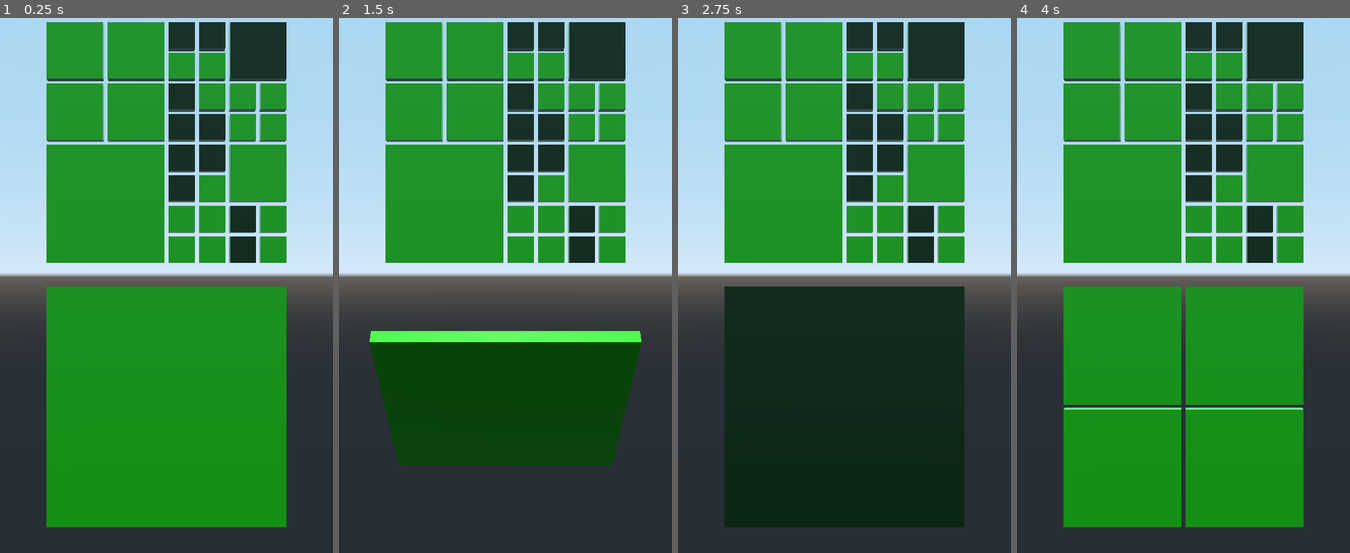
Above: before the commit, frames 1-4 (left to right).
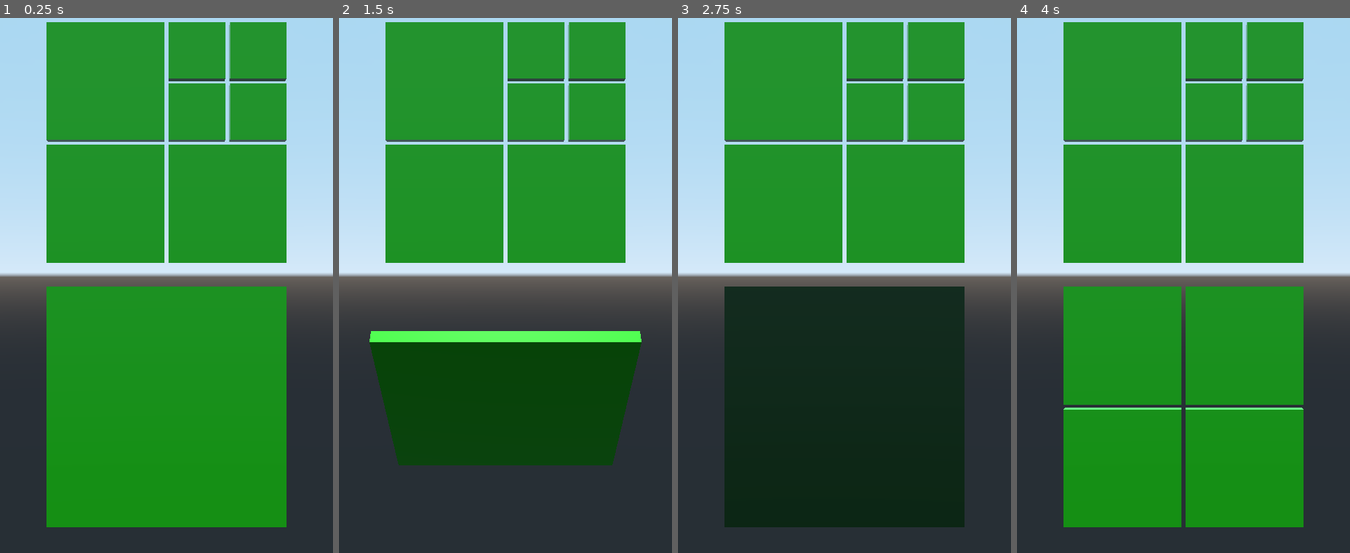
Above: after the commit, the same moments.

Repository: bentles/Tetra
Game: Godot game, scene res://Game.tscn
The game is run twice, just before and just after one commit, with the same random seed, the same clock (stepped at 60 frames per second) and the same inputs.
Inputs (mouse positions are in pixels of both pictures, inside the frame that each line leads up to):
- Up to frame 1 (0.25 s): no input
- Up to frame 2 (1.5 s): tap Enter at 0.5 s; move the mouse to (578, 248) at 0.52 s; click (578, 248) at 0.67 s; tap Space at 1.25 s; drag from (438, 301) to (488, 387) at 1.27 s
- Up to frame 3 (2.75 s): tap Enter at 2 s; move the mouse to (877, 151) at 2.02 s; click (877, 151) at 2.17 s
- Up to frame 4 (4 s): tap Space at 2.75 s; drag from (1166, 387) to (1083, 189) at 2.77 s; tap Enter at 3.5 s; move the mouse to (1283, 360) at 3.52 s; click (1283, 360) at 3.67 s

The runs differ from the first frame. In frame 1, 8.5% of the frame differs, in the area x 13-87%, y 0-46%; in frame 2, 8.5%; in frame 3, 8.5%; in frame 4, 8.5%.
Error before the commit: Invalid call. Nonexistent function 'play' in base 'Nil'. (res://Tetra/Tetra.gd:99)

Commit message:
made serialise method

Diff:
--- a/Game.gd
+++ b/Game.gd
@@ -8,6 +8,16 @@
 
 	var rng = RandomNumberGenerator.new()
 	rng.randomize()
-	$Tetra.random_operation(30, rng)
+	$Tetra.random_operation(2, rng)
 
 	pass
+
+
+func _on_Tetra_change():
+
+	pass # Replace with function body.
+
+
+func _on_Tetra2_change():
+	print($Tetra2.serialize())
+	pass # Replace with function body.
--- a/Game.tscn
+++ b/Game.tscn
@@ -19,3 +19,5 @@
 
 [node name="DirectionalLight" type="DirectionalLight" parent="."]
 transform = Transform( 1, 0, 0, 0, -4.37114e-08, 1, 0, -1, -4.37114e-08, 13.6094, 32.1313, 7.24379 )
+
+[connection signal="change" from="Tetra2" to="." method="_on_Tetra2_change"]
--- a/Tetra/Tetra.gd
+++ b/Tetra/Tetra.gd
@@ -1,4 +1,6 @@
 extends Spatial
+
+signal change
 
 var flipping := false
 var flipped := false
@@ -37,14 +39,15 @@
 			tetra.scale_object_local(Vector3(scale, scale, scale))
 			children.push_back(tetra)
 
-func build_from(tree):
-	if tree is bool:
-		if tree: set_flipped()
-		else: set_unflipped()
-	elif tree is Array:
-		_split()
-		for i in 4:
-			children[i].build_from(tree[i])
+func serialize() -> String:
+	if !is_split:
+		return "t" if flipped else "f"
+	else:
+		var a = "("
+		for child in children:
+			a += child.serialize()
+		a += ")"
+		return a
 
 func random_operation(n: int, rng: RandomNumberGenerator):
 	if n == 0:
@@ -81,6 +84,12 @@
 		child.queue_free()
 	children = []
 
+func bubble_change():
+	if depth == 0:
+		emit_signal("change")
+	else:
+		get_parent().bubble_change()
+
 func flip(relative: Vector2):
 	_merge_stop()
 	var drag = relative.dot(Vector2.UP)
@@ -91,6 +100,8 @@
 	else:
 		flip_animation.play("flip2" if flipped else "flip")
 	flipped = !flipped
+	bubble_change()
+
 
 func set_flip_inverse():
 	set_unflipped() if flipped else set_flipped()
@@ -108,6 +119,7 @@
 func split():
 	_merge_stop()
 	_split()
+	bubble_change()
 
 func _split():
 	if depth >= 3:
@@ -134,6 +146,7 @@
 		set_flipped()
 	else:
 		set_unflipped()
+	bubble_change()
 
 func merge_animation_start(child_flipped: bool):
 	merge_animation.play("merge_flipped" if child_flipped else "merge")
